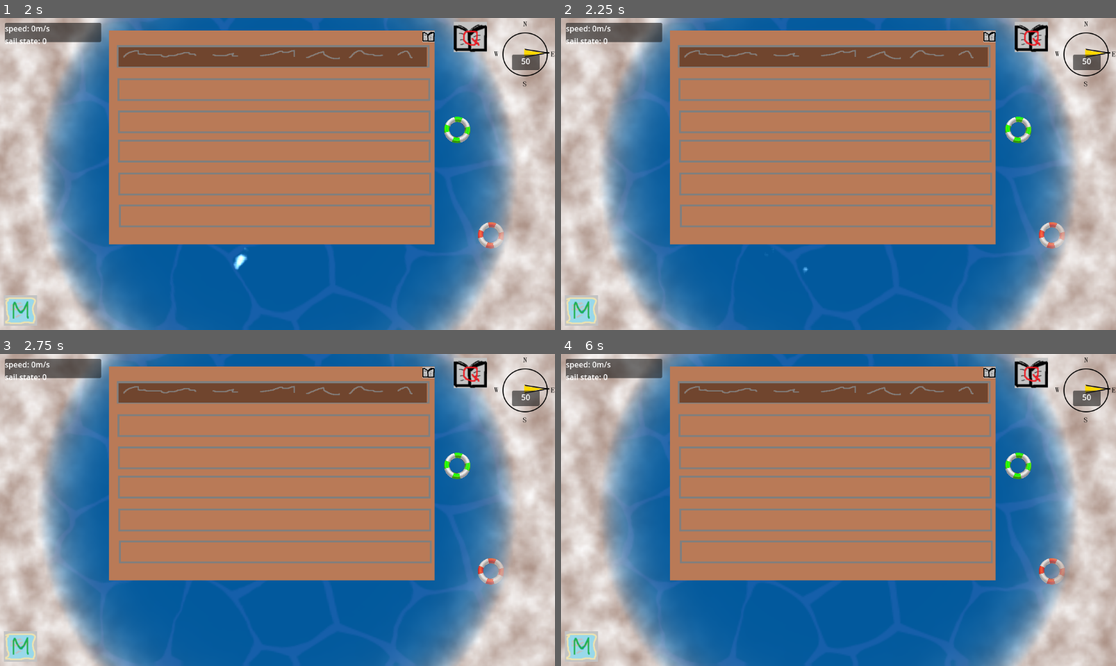
Above: before the commit, frames 1-4 (two rows, left to right).
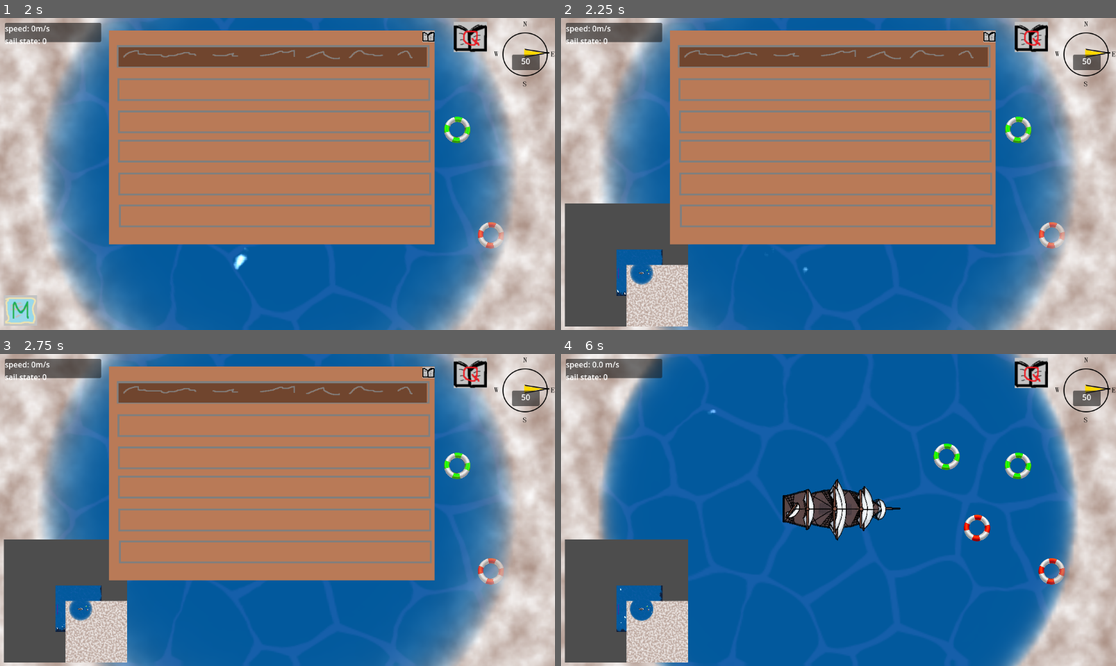
Above: after the commit, the same moments.

Repository: danigeri/AnchorAndAlmanac
Game: Godot game, scene res://Intro/intro.tscn
The game is run twice, just before and just after one commit, with the same random seed, the same clock (stepped at 60 frames per second) and the same inputs. Video files are missing from this copy of the repository; at most half a second of black plays in their place. Sound files missing from this copy of the repository are replaced by a short silence.
Inputs:
- Up to frame 1 (2 s): click "Start" at 0.5 s; tap Enter (ui_accept) at 1.25, 1.52 s; hold Right (ui_right) from 1.28 s (still down); tap Q at 1.35 s
- Up to frame 2 (2.25 s): release Right (ui_right) at 2.03 s; hold Down (ui_down) from 2.03 s (still down); tap M at 2.1 s
- Up to frame 3 (2.75 s): keep holding Down (ui_down); tap Enter (ui_accept) at 2.27 s
- Up to frame 4 (6 s): release Down (ui_down) at 2.78 s; hold Right (ui_right) 2.78-3.53 s; tap Q at 2.85, 4.35, 5.85 s; hold Up (ui_up) 3.53-4.28 s; tap M at 3.6, 5.1 s; tap Enter (ui_accept) at 3.77, 4.52, 5.27 s; hold Left (ui_left) 4.28-5.78 s; hold Down (ui_down) from 5.78 s (still down)

Frame 1 is identical in both runs. In frame 2, 8.1% of the frame differs, in the area x 0-23%, y 59-99%; in frame 3, 8.1%; in frame 4, 62%, in the area x 0-93%, y 0-100%.

Commit message:
comments and restore needed line

Diff:
--- a/CameraTransition/camera_transition.gd
+++ b/CameraTransition/camera_transition.gd
@@ -5,6 +5,7 @@
 
 
 func _ready() -> void:
+	## set to always so camera movement is possible while paused
 	process_mode = Node.PROCESS_MODE_ALWAYS
 	var viewport_size = get_viewport().get_visible_rect().size
 	camera.global_position = viewport_size / 2
--- a/EndgameBarrier/endgame_barrier.gd
+++ b/EndgameBarrier/endgame_barrier.gd
@@ -6,6 +6,7 @@
 
 
 func _ready() -> void:
+	## set to always so barrier animation is possible while paused
 	process_mode = Node.PROCESS_MODE_ALWAYS
 
 
@@ -18,6 +19,5 @@
 
 
 func _on_game_loop_endgame_barrier_destroy() -> void:
-	print("destroy anim start")
 	await get_tree().create_timer(1).timeout
 	animation_player.play("destroy")
--- a/Questlog/questlog.gd
+++ b/Questlog/questlog.gd
@@ -13,7 +13,6 @@
 
 
 func _on_show_questlog_item(checkpoint_number: int) -> void:
-	print(checkpoint_number)
 	match checkpoint_number:
 		0:
 			questlog_item.show()
--- a/UI/ui.gd
+++ b/UI/ui.gd
@@ -7,6 +7,10 @@
 @onready var minimap: Node2D = $Minimap
 @onready var minimap_icon: Sprite2D = $UserInterface/MinimapIcon
 
+
+func _ready() -> void:
+	## set to always so unpause is possible with InputEvent
+	process_mode = Node.PROCESS_MODE_ALWAYS
 
 func _input(event: InputEvent) -> void:
 	if event is InputEventKey and event.pressed:
